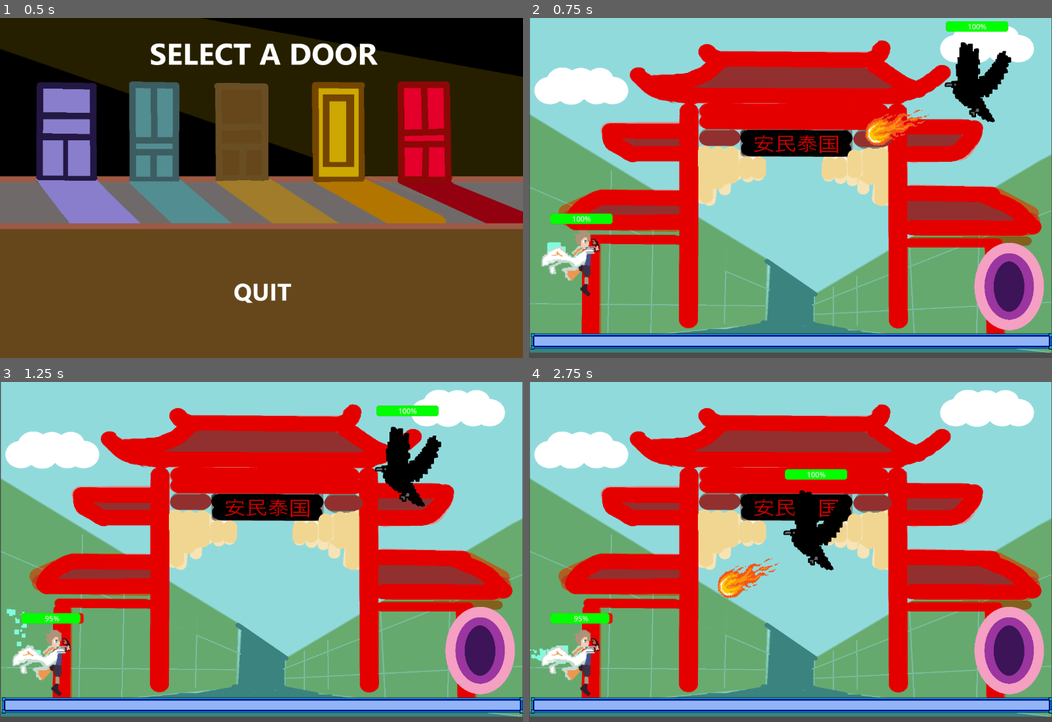
Above: before the commit, frames 1-4 (two rows, left to right).
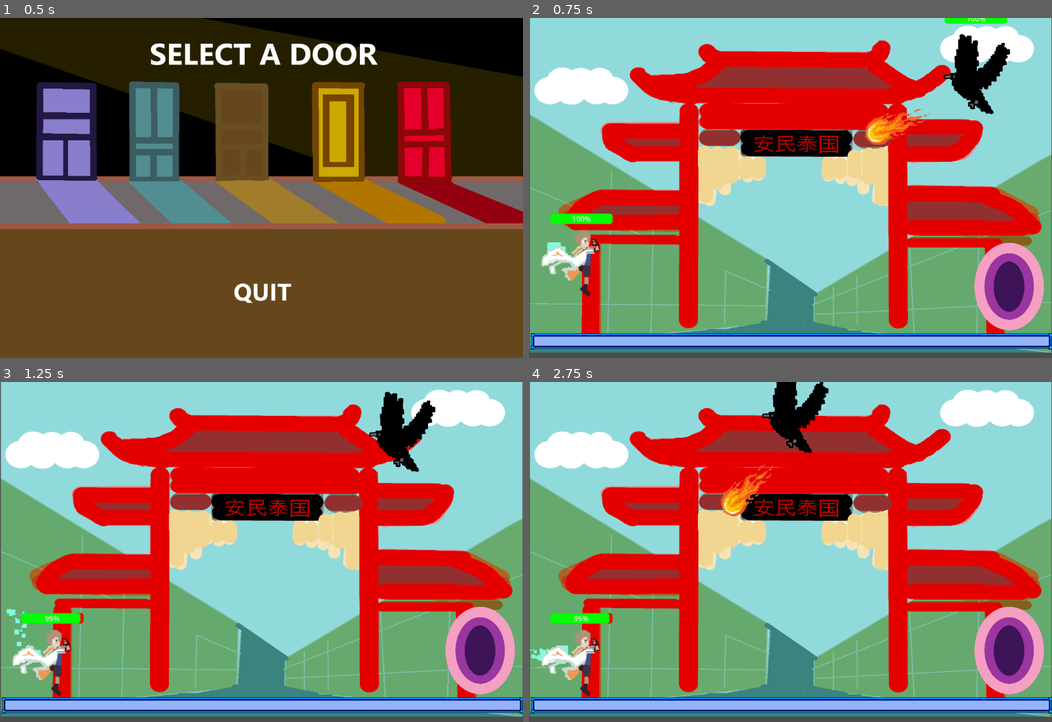
Above: after the commit, the same moments.

Repository: jwang5-dot/12-DT-Project
Game: Godot game, scene res://scene/mainmenu.tscn
Two runs of this game, one before a commit and one after it. Both use one fixed random seed, a clock stepped at 60 frames per second and the inputs below.
Inputs (mouse positions are in pixels of both pictures, inside the frame that each line leads up to):
- Up to frame 1 (0.5 s): no input
- Up to frame 2 (0.75 s): click "PLAY" at 0.5 s
- Up to frame 3 (1.25 s): no input
- Up to frame 4 (2.75 s): tap Enter (ui_accept) at 1.25, 1.52, 2.27 s; move the mouse to (905, 535) at 1.27 s; hold Right (ui_right) from 1.28 s (still down); move the mouse to (685, 569) at 2.02 s

Frame 1 is identical in both runs. In frame 2, 1.5% of the frame differs, in the area x 64-93%, y 0-38%; in frame 3, 2.1%; in frame 4, 3.9%, in the area x 36-62%, y 0-64%.

Commit message:
Enemy not chasing player

Diff:
--- a/assessment-game/scene/Level 4.tscn
+++ b/assessment-game/scene/Level 4.tscn
@@ -29,8 +29,10 @@
 position = Vector2(998, 533)
 shape = SubResource("RectangleShape2D_16vqg")
 
-[node name="CharacterBody2D2" parent="." unique_id=1277688742 instance=ExtResource("4_yavb0")]
+[node name="CharacterBody2D2" parent="." unique_id=1277688742 node_paths=PackedStringArray("point_a", "point_b") instance=ExtResource("4_yavb0")]
 position = Vector2(1026, 173)
+point_a = NodePath("../Marker2D")
+point_b = NodePath("../Marker2D2")
 
 [node name="Area2D" type="Area2D" parent="." unique_id=1816056417]
 
@@ -43,4 +45,10 @@
 scale = Vector2(0.21562515, 0.2475586)
 texture = ExtResource("4_g46qk")
 
+[node name="Marker2D" type="Marker2D" parent="." unique_id=1913609174]
+position = Vector2(379, 102)
+
+[node name="Marker2D2" type="Marker2D" parent="." unique_id=1759816914]
+position = Vector2(1022, 311)
+
 [connection signal="area_entered" from="Area2D" to="CharacterBody2D" method="_on_area_2d_area_entered"]
--- a/assessment-game/scripts/enemy.gd
+++ b/assessment-game/scripts/enemy.gd
@@ -5,9 +5,13 @@
 var player: CharacterBody2D
 var health: int = 100
 
-
 @export var health_ui: ProgressBar
 @export var sprite: Sprite2D
+
+@export var point_a: Marker2D
+@export var point_b: Marker2D
+
+var target_position: Vector2
 
 # Shooting
 @export var bullet_scene: PackedScene
@@ -23,19 +27,37 @@
 		health_ui.max_value = health
 		health_ui.value = health
 
+	pick_random_point()
+
+
+func pick_random_point() -> void:
+	if point_a == null or point_b == null:
+		return
+
+	target_position = Vector2(
+		randf_range(point_a.global_position.x, point_b.global_position.x),
+		randf_range(point_a.global_position.y, point_b.global_position.y)
+	)
 
 # Called every frame. 'delta' is the elapsed time since the previous frame.
 func _process(delta: float) -> void:
-	if not player == null:
+	if global_position.distance_to(target_position) < 10:
+		pick_random_point()
+
+	velocity = (target_position - global_position).normalized() * speed
+	move_and_slide()
+
+	if player:
 		look_at(player.global_position)
-		velocity = Vector2(1, 0).rotated(rotation) * speed
-		move_and_slide()
 
 		if can_shoot:
 			_shoot()
 
-	health_ui.get_parent().rotation = -rotation
-	sprite.global_rotation = 0
+	if health_ui:
+		health_ui.get_parent().rotation = -rotation
+
+	if sprite:
+		sprite.global_rotation = 0
 
 
 func take_damage() -> void:
--- a/assessment-game/scripts/enemy_rc.gd
+++ b/assessment-game/scripts/enemy_rc.gd
@@ -7,6 +7,11 @@
 
 @export var health_ui: ProgressBar
 @export var sprite: Sprite2D
+
+@export var point_a: Marker2D
+@export var point_b: Marker2D
+
+var target_position: Vector2
 
 # Shooting
 @export var bullet_scene: PackedScene
@@ -22,19 +27,37 @@
 		health_ui.max_value = health
 		health_ui.value = health
 
+	pick_random_point()
+
+
+func pick_random_point() -> void:
+	if point_a == null or point_b == null:
+		return
+
+	target_position = Vector2(
+		randf_range(point_a.global_position.x, point_b.global_position.x),
+		randf_range(point_a.global_position.y, point_b.global_position.y)
+	)
 
 # Called every frame. 'delta' is the elapsed time since the previous frame.
 func _process(delta: float) -> void:
-	if not player == null:
+	if global_position.distance_to(target_position) < 10:
+		pick_random_point()
+
+	velocity = (target_position - global_position).normalized() * speed
+	move_and_slide()
+
+	if player:
 		look_at(player.global_position)
-		velocity = Vector2(1, 0).rotated(rotation) * speed
-		move_and_slide()
 
 		if can_shoot:
 			_shoot()
 
-	health_ui.get_parent().rotation = -rotation
-	sprite.global_rotation = 0
+	if health_ui:
+		health_ui.get_parent().rotation = -rotation
+
+	if sprite:
+		sprite.global_rotation = 0
 
 
 func take_damage() -> void:
